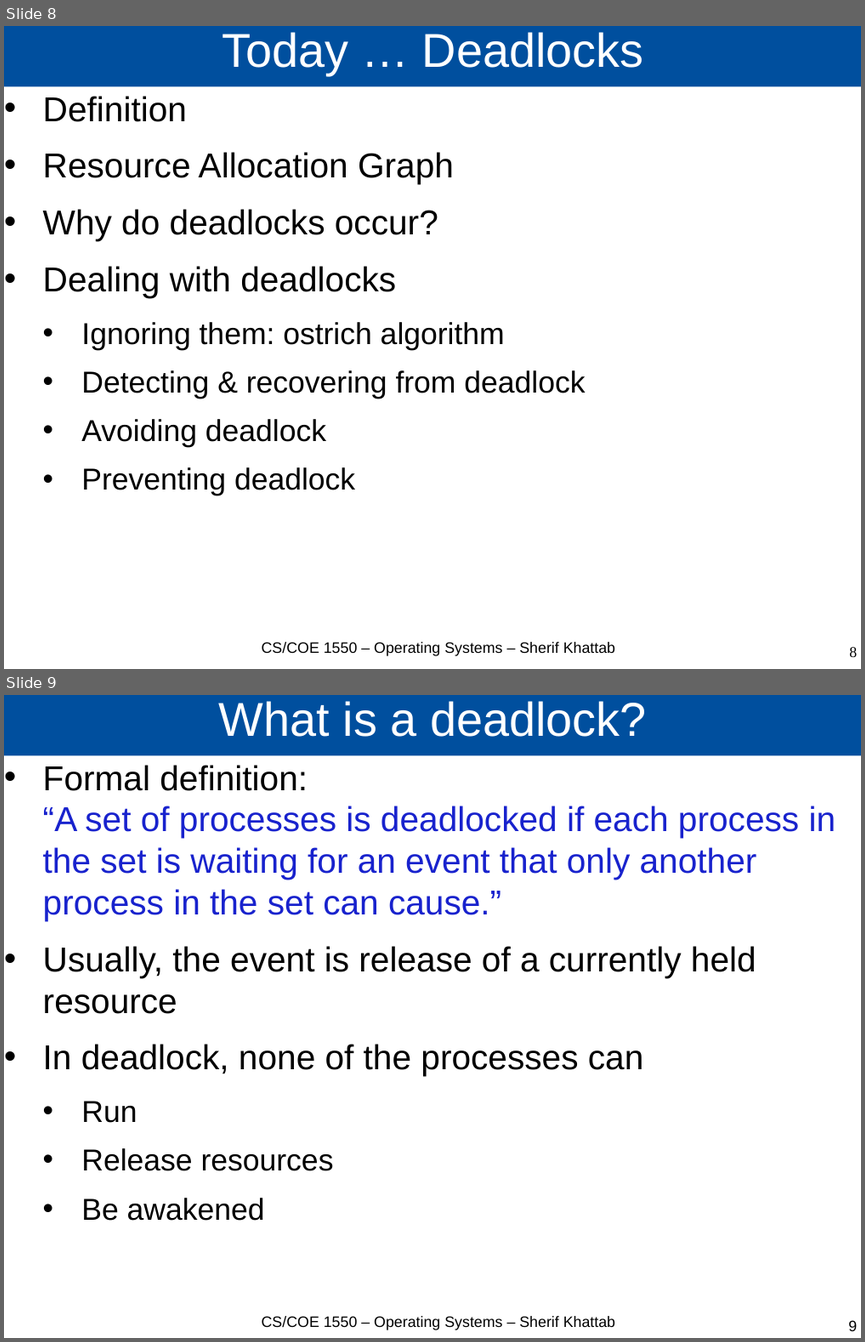
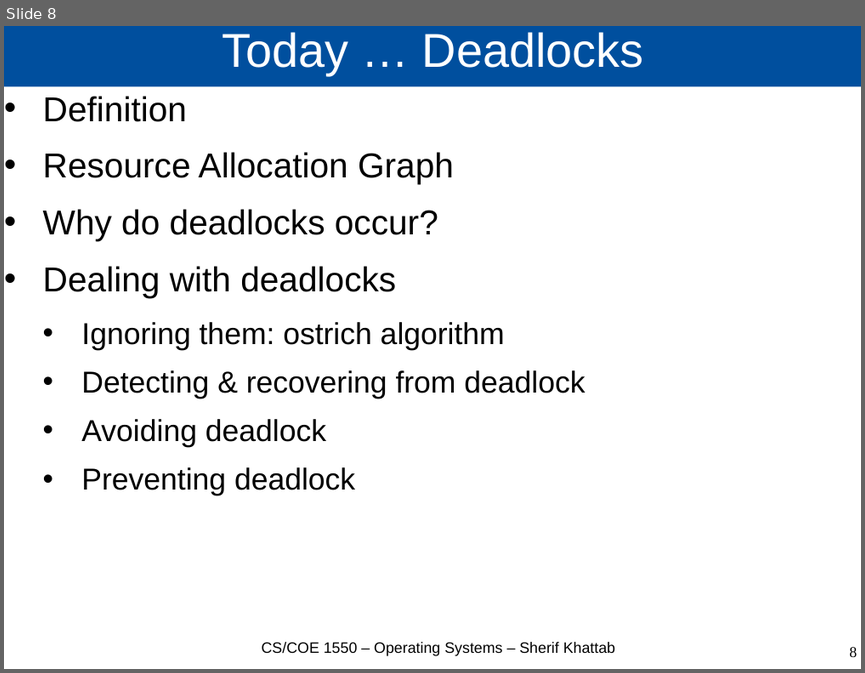
Before and after one commit to cs1550-2224/cs1550-code-handouts, a slide deck: DraftSlides/Lecture12.pptx. Shown one above the other, each under a label of ours: slides 8 and 9 before the commit, slide 8 after it. The pictures are 865x1342 and 865x673 pixels, drawn with LibreOffice and Linux fonts; fonts in the diff are those of the drawing. Boxes give left, top, right and bottom in pixels: in the first picture for what was removed or moved away, otherwise in the second. Text is boxed around its words. In the diff, an @@ line names an element or a change of style, - is before the commit and + after.

```diff
--- a/DraftSlides/Lecture12.pptx
+++ b/DraftSlides/Lecture12.pptx
@@ slide 9 removed at (x1=4, y1=695, x2=861, y2=1338), background #FFFFFF @@
@@ title removed at (x1=4, y1=695, x2=861, y2=756) @@
-What is a deadlock?
@@ text removed at (x1=43, y1=765, x2=836, y2=1220) @@
-• Formal definition:
-  “A set of processes is deadlocked if each process in the set is waiting for an event that only another process in the set can cause.”
-• Usually, the event is release of a currently held resource
-• In deadlock, none of the processes can
-  • Run
-  • Release resources
-  • Be awakened
@@ text removed at (x1=262, y1=1315, x2=615, y2=1330) @@
-CS/COE 1550 – Operating Systems – Sherif Khattab
@@ page number removed at (x1=848, y1=1320, x2=857, y2=1331) @@
-9
```
Also in this commit, not shown: 22 other slides removed, 3 other files.
